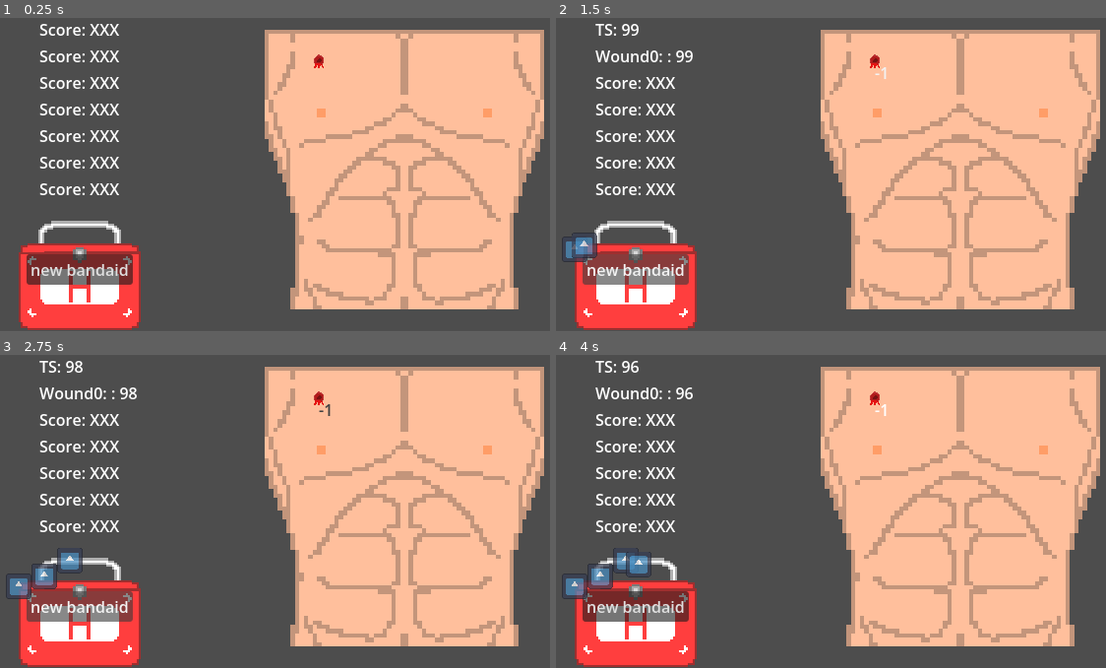
Above: before the commit, frames 1-4 (two rows, left to right).
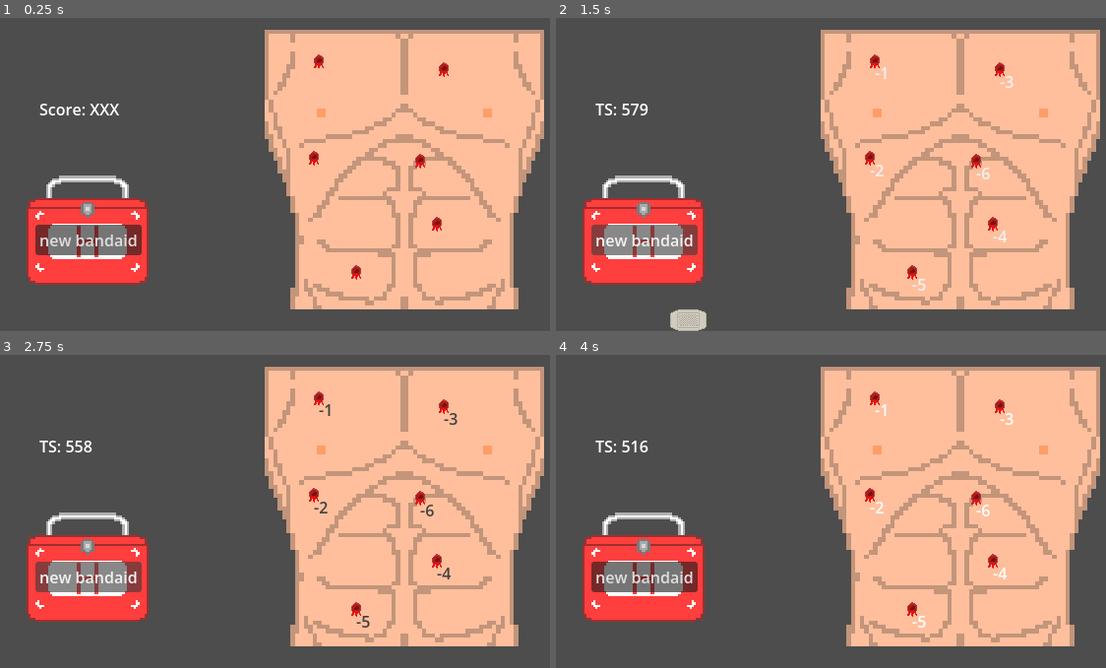
Above: after the commit, the same moments.

Repository: SebastianLRinaldi/DoYouWannaJam2026
Game: Godot game, scene res://root.tscn
The game is run twice, just before and just after one commit, with the same random seed, the same clock (stepped at 60 frames per second) and the same inputs. The engine's default icon, where the game draws it, is replaced by a stand-in: a white triangle on a blue panel in a dark square.
Inputs (mouse positions are in pixels of both pictures, inside the frame that each line leads up to):
- Up to frame 1 (0.25 s): no input
- Up to frame 2 (1.5 s): click "new bandaid" at 0.5 s; click "new bandaid" at 1.25 s
- Up to frame 3 (2.75 s): click "new bandaid" at 2 s
- Up to frame 4 (4 s): move the mouse to (644, 367) at 2.77 s; click (644, 367) at 2.92 s; tap Enter at 3.5 s; move the mouse to (644, 392) at 3.52 s; click (644, 392) at 3.67 s

The runs differ from the first frame. In frame 1, 11% of the frame differs, in the area x 3-82%, y 1-100%; in frame 2, 12%, in the area x 1-84%, y 1-100%; in frame 3, 12%; in frame 4, 12%.

Commit message:
wound tests

Diff:
--- a/root.gd
+++ b/root.gd
@@ -2,11 +2,7 @@
 
 @onready var wounds_container: Node2D = %WoundsContainer
 
-
 @onready var total_score: ScoreLabel = %TotalScore
-
-@onready var spawn_bandaid_button: Button = %SpawnBandaidButton
-const SPAWN_CURVE = preload("uid://co4qvjv0wuqx4")
 
 @onready var fl_score: ScoreLabel = %FLScore
 @onready var fl_score_2: ScoreLabel = %FLScore2
@@ -15,17 +11,10 @@
 @onready var fl_score_5: ScoreLabel = %FLScore5
 @onready var fl_score_6: ScoreLabel = %FLScore6
 
-@onready var eletrode_container: Node2D = %EletrodeContainer
-
 var wounds = []
-
-const ELECTRODE = preload("uid://bx35ptbx7ue23")
-
-var electrode_count = 16
 
 var total_points = 100
 var points_removed
-
 
 var config = {
 	1: [0,0,0,0,0,0],
@@ -33,18 +22,15 @@
 	3: [1,2,3,4,5,6],
 }
 
-
 # Called when the node enters the scene tree for the first time.
 func _ready() -> void:
 	wounds = wounds_container.get_children()
 	print(wounds)
 
-
 func set_engery_by_level(level_key:int):
 	var energy_amounts = config[level_key]
 	for zone_idx in wounds.size():
 		wounds[zone_idx].calc_engery(energy_amounts[zone_idx])
-
 
 func _on_timer_timeout() -> void:
 	set_engery_by_level(3)
@@ -55,50 +41,7 @@
 		fl_score.update_score(wound_name, wound.energy)
 		wound_idx += 1
 
-
-
-	#fl_score.update_score("B1", wounds[0].energy)
-	#fl_score_2.update_score("B2", wounds[1].energy)
-	#fl_score_3.update_score("B3", wounds[2].energy)
-	#fl_score_4.update_score("B4", wounds[3].energy)
-	#fl_score_5.update_score("B5", wounds[4].energy)
-	#fl_score_6.update_score("B6", wounds[5].energy)
-
 	var total = 0
 	for zone in wounds:
 		total += zone.energy
 	total_score.update_score("TS", total)
-
-var x = 0
-var y = 0
-var moving = false
-func _on_spawn_bandaid_button_pressed() -> void:
-	#var x_offset = 26
-	#var y_offset = 26
-	if not moving:
-		print(x)
-		moving = true
-		var ET = ELECTRODE.instantiate()
-		eletrode_container.add_child(ET)
-		#ET.position = Vector2(26*x+x_offset, 26*y+y_offset)
-
-		var tween = create_tween()
-		tween.set_parallel(true)
-		#audio_stream_player_2d.stream = move_sfx.pick_random()
-		#tween.tween_callback(audio_stream_player_2d.play)
-		var start = position
-		#var ran_x_range = randf_range(0, 130)
-		var end = start + Vector2(x*26, -SPAWN_CURVE.sample(x))
-		tween.tween_property(ET, "position", end, 0.5)
-		#tween.set_trans(Tween.TRANS_QUAD)
-		#tween.set_ease(Tween.EASE_OUT)
-
-		tween.tween_property(ET,"scale",Vector2(0.5,1.5),0.05)
-		tween.tween_property(ET,"scale",Vector2(1.5,0.5),0.05)
-		tween.tween_property(ET,"scale",Vector2(1,1),0.05)
-		#tween.tween_interval(0.35) # Wait for half a second
-		await tween.finished
-		x += 1
-		if x >= 6:
-			x = 0
-		moving = false
--- a/root.tscn
+++ b/root.tscn
@@ -3,28 +3,8 @@
 [ext_resource type="Script" uid="uid://c1bj2pb7fxvgj" path="res://root.gd" id="1_jnlp7"]
 [ext_resource type="PackedScene" uid="uid://cynmgy21bkq3b" path="res://seb_test/score_label.tscn" id="2_pyidc"]
 [ext_resource type="Texture2D" uid="uid://b5nid733v7hvp" path="res://assets/Torso.png" id="2_vvh5c"]
-[ext_resource type="Texture2D" uid="uid://dpuhph2u7j2qp" path="res://assets/First_Aid_Kit_Closed.png" id="4_28aoi"]
 [ext_resource type="PackedScene" uid="uid://cd7wnykjqodys" path="res://seb_test/wounds/wound_hole.tscn" id="4_l8v81"]
-[ext_resource type="Texture2D" uid="uid://c370cutu1k7nl" path="res://assets/First_Aid_Kit_Open.png" id="5_jnlp7"]
-
-[sub_resource type="SpriteFrames" id="SpriteFrames_vvh5c"]
-animations = [{
-"frames": [{
-"duration": 1.0,
-"texture": ExtResource("4_28aoi")
-}],
-"loop": 1,
-"name": &"close",
-"speed": 5.0
-}, {
-"frames": [{
-"duration": 1.0,
-"texture": ExtResource("5_jnlp7")
-}],
-"loop": 1,
-"name": &"open",
-"speed": 5.0
-}]
+[ext_resource type="PackedScene" uid="uid://bl4vv5moxr5xj" path="res://seb_test/electrode_container/electrode_container.tscn" id="5_jnlp7"]
 
 [sub_resource type="Animation" id="Animation_28aoi"]
 resource_name = "open_then_close"
@@ -56,6 +36,7 @@
 
 [node name="FLScore" parent="VBoxContainer" unique_id=1435402187 instance=ExtResource("2_pyidc")]
 unique_name_in_owner = true
+visible = false
 layout_mode = 2
 mouse_filter = 2
 text = "Score: XXX"
@@ -65,6 +46,7 @@
 
 [node name="FLScore2" parent="VBoxContainer" unique_id=1206257340 instance=ExtResource("2_pyidc")]
 unique_name_in_owner = true
+visible = false
 layout_mode = 2
 mouse_filter = 2
 text = "Score: XXX"
@@ -74,6 +56,7 @@
 
 [node name="FLScore3" parent="VBoxContainer" unique_id=988155399 instance=ExtResource("2_pyidc")]
 unique_name_in_owner = true
+visible = false
 layout_mode = 2
 mouse_filter = 2
 text = "Score: XXX"
@@ -83,6 +66,7 @@
 
 [node name="FLScore4" parent="VBoxContainer" unique_id=626233664 instance=ExtResource("2_pyidc")]
 unique_name_in_owner = true
+visible = false
 layout_mode = 2
 mouse_filter = 2
 text = "Score: XXX"
@@ -92,6 +76,7 @@
 
 [node name="FLScore5" parent="VBoxContainer" unique_id=1278262425 instance=ExtResource("2_pyidc")]
 unique_name_in_owner = true
+visible = false
 layout_mode = 2
 mouse_filter = 2
 text = "Score: XXX"
@@ -101,6 +86,7 @@
 
 [node name="FLScore6" parent="VBoxContainer" unique_id=2073635822 instance=ExtResource("2_pyidc")]
 unique_name_in_owner = true
+visible = false
 layout_mode = 2
 mouse_filter = 2
 text = "Score: XXX"
@@ -116,26 +102,26 @@
 [node name="WoundsContainer" type="Node2D" parent="." unique_id=1688533613]
 unique_name_in_owner = true
 
-[node name="WoundHole" parent="WoundsContainer" unique_id=3999878 instance=ExtResource("4_l8v81")]
+[node name="WoundHole" parent="WoundsContainer" unique_id=978761254 instance=ExtResource("4_l8v81")]
 position = Vector2(333, 46)
 
-[node name="EletrodeContainer" type="Node2D" parent="." unique_id=594074508]
-unique_name_in_owner = true
-position = Vector2(28, 237)
+[node name="WoundHole2" parent="WoundsContainer" unique_id=3999878 instance=ExtResource("4_l8v81")]
+position = Vector2(328, 145)
 
-[node name="ColorRect" type="AnimatedSprite2D" parent="EletrodeContainer" unique_id=455077187]
-position = Vector2(62, 38)
-scale = Vector2(2.21875, 2.21875)
-sprite_frames = SubResource("SpriteFrames_vvh5c")
-animation = &"close"
+[node name="WoundHole3" parent="WoundsContainer" unique_id=1840108309 instance=ExtResource("4_l8v81")]
+position = Vector2(460, 55)
 
-[node name="SpawnBandaidButton" type="Button" parent="EletrodeContainer" unique_id=1051780655]
-unique_name_in_owner = true
-offset_left = 8.0
-offset_top = 5.0
-offset_right = 116.0
-offset_bottom = 36.0
-text = "new bandaid"
+[node name="WoundHole4" parent="WoundsContainer" unique_id=378047897 instance=ExtResource("4_l8v81")]
+position = Vector2(453, 212)
+
+[node name="WoundHole5" parent="WoundsContainer" unique_id=196180540 instance=ExtResource("4_l8v81")]
+position = Vector2(371, 261)
+
+[node name="WoundHole6" parent="WoundsContainer" unique_id=1652152896 instance=ExtResource("4_l8v81")]
+position = Vector2(436, 148)
+
+[node name="EletrodeContainer" parent="." unique_id=436850603 instance=ExtResource("5_jnlp7")]
+position = Vector2(98, 229)
 
 [node name="Timer" type="Timer" parent="." unique_id=857581948]
 autostart = true
@@ -146,5 +132,4 @@
 [node name="AnimationPlayer" type="AnimationPlayer" parent="." unique_id=1776821148]
 libraries/ = SubResource("AnimationLibrary_jnlp7")
 
-[connection signal="pressed" from="EletrodeContainer/SpawnBandaidButton" to="." method="_on_spawn_bandaid_button_pressed"]
 [connection signal="timeout" from="Timer" to="." method="_on_timer_timeout"]
--- a/seb_test/electrode.tscn
+++ b/seb_test/electrode.tscn
@@ -2,13 +2,16 @@
 
 [ext_resource type="Script" uid="uid://bddiovt5dviku" path="res://seb_test/electrode.gd" id="1_5y8qt"]
 [ext_resource type="PackedScene" uid="uid://3xggxi4t0i6n" path="res://seb_test/floating_score_label.tscn" id="2_pst50"]
-[ext_resource type="Texture2D" uid="uid://j6haidynkg8t" path="res://icon.svg" id="2_qca1a"]
+[ext_resource type="Texture2D" uid="uid://ba55qhii5yr0v" path="res://assets/Bandage.png" id="3_pst50"]
 
 [sub_resource type="CircleShape2D" id="CircleShape2D_pst50"]
 radius = 1.0
 
-[sub_resource type="CircleShape2D" id="CircleShape2D_gx3r7"]
-radius = 15.033297
+[sub_resource type="AtlasTexture" id="AtlasTexture_l8v81"]
+atlas = ExtResource("3_pst50")
+
+[sub_resource type="RectangleShape2D" id="RectangleShape2D_pst50"]
+size = Vector2(30, 20)
 
 [node name="Electrode" type="Area2D" unique_id=1752233141]
 script = ExtResource("1_5y8qt")
@@ -20,15 +23,15 @@
 
 [node name="Sprite2D" type="Sprite2D" parent="." unique_id=522057051]
 modulate = Color(1, 1, 1, 0.7294118)
-position = Vector2(1.5795231e-06, -3.427267e-07)
-scale = Vector2(0.20312501, 0.203125)
-texture = ExtResource("2_qca1a")
+position = Vector2(1, 6.999999)
+scale = Vector2(0.8886719, 0.8886718)
+texture = SubResource("AtlasTexture_l8v81")
 
 [node name="MouseArea2D" type="Area2D" parent="." unique_id=127795579]
 unique_name_in_owner = true
 z_as_relative = false
 
 [node name="CollisionShape2D2" type="CollisionShape2D" parent="MouseArea2D" unique_id=1193703021]
-shape = SubResource("CircleShape2D_gx3r7")
+shape = SubResource("RectangleShape2D_pst50")
 
 [connection signal="input_event" from="MouseArea2D" to="." method="_on_mouse_area_2d_input_event"]
--- /dev/null
+++ b/seb_test/electrode_container/electrode_container.gd
@@ -0,0 +1,43 @@
+class_name EletrodeContainer
+extends Node2D
+
+@onready var spawn_bandaid_button: Button = %SpawnBandaidButton
+const SPAWN_CURVE = preload("uid://co4qvjv0wuqx4")
+
+const ELECTRODE = preload("uid://bx35ptbx7ue23")
+
+var x = 0
+var y = 0
+var moving = false
+
+func _on_spawn_bandaid_button_pressed() -> void:
+
+	#var x_offset = 26
+	#var y_offset = 26
+	if not moving:
+		print(x)
+		moving = true
+		var ET = ELECTRODE.instantiate()
+		add_child(ET)
+		#ET.position = Vector2(26*x+x_offset, 26*y+y_offset)
+
+		var tween = create_tween()
+		tween.set_parallel(true)
+		#audio_stream_player_2d.stream = move_sfx.pick_random()
+		#tween.tween_callback(audio_stream_player_2d.play)
+		var start = position
+		#var ran_x_range = randf_range(0, 130)
+		var end = start + Vector2(x*26, -SPAWN_CURVE.sample(x))
+		tween.tween_property(ET, "position", end, 0.5)
+		#tween.set_trans(Tween.TRANS_QUAD)
+		#tween.set_ease(Tween.EASE_OUT)
+
+		tween.tween_property(ET,"scale",Vector2(0.5,1.5),0.05)
+		tween.tween_property(ET,"scale",Vector2(1.5,0.5),0.05)
+		tween.tween_property(ET,"scale",Vector2(1,1),0.05)
+		#tween.tween_interval(0.35) # Wait for half a second
+		await tween.finished
+		x += 1
+		if x >= 6:
+			x = 0
+		moving = false
--- /dev/null
+++ b/seb_test/electrode_container/electrode_container.tscn
@@ -0,0 +1,43 @@
+[gd_scene format=3 uid="uid://bl4vv5moxr5xj"]
+
+[ext_resource type="Texture2D" uid="uid://dpuhph2u7j2qp" path="res://assets/First_Aid_Kit_Closed.png" id="1_hq15g"]
+[ext_resource type="Script" uid="uid://desibb3tdb2vg" path="res://seb_test/electrode_container/electrode_container.gd" id="1_tr0vy"]
+[ext_resource type="Texture2D" uid="uid://c370cutu1k7nl" path="res://assets/First_Aid_Kit_Open.png" id="2_xkcuq"]
+
+[sub_resource type="SpriteFrames" id="SpriteFrames_vvh5c"]
+animations = [{
+"frames": [{
+"duration": 1.0,
+"texture": ExtResource("1_hq15g")
+}],
+"loop": 1,
+"name": &"close",
+"speed": 5.0
+}, {
+"frames": [{
+"duration": 1.0,
+"texture": ExtResource("2_xkcuq")
+}],
+"loop": 1,
+"name": &"open",
+"speed": 5.0
+}]
+
+[node name="EletrodeContainer" type="Node2D" unique_id=436850603]
+script = ExtResource("1_tr0vy")
+
+[node name="ColorRect" type="AnimatedSprite2D" parent="." unique_id=1035915721]
+position = Vector2(-3.8146973e-06, 0)
+scale = Vector2(2.21875, 2.21875)
+sprite_frames = SubResource("SpriteFrames_vvh5c")
+animation = &"close"
+
+[node name="SpawnBandaidButton" type="Button" parent="." unique_id=1920424121]
+unique_name_in_owner = true
+offset_left = -53.0
+offset_top = -17.0
+offset_right = 55.0
+offset_bottom = 14.0
+text = "new bandaid"
+
+[connection signal="pressed" from="SpawnBandaidButton" to="." method="_on_spawn_bandaid_button_pressed"]
--- /dev/null
+++ b/seb_test/wounds/wound_hole_1.tscn
@@ -0,0 +1,25 @@
+[gd_scene format=3 uid="uid://dktke5bbkbeuw"]
+
+[ext_resource type="Script" uid="uid://wt5e3vc414mk" path="res://seb_test/wounds/wound_zone.gd" id="1_fu3y1"]
+[ext_resource type="PackedScene" uid="uid://3xggxi4t0i6n" path="res://seb_test/floating_score_label.tscn" id="3_15qw7"]
+
+[sub_resource type="CircleShape2D" id="CircleShape2D_sqw2b"]
+
+[sub_resource type="AtlasTexture" id="AtlasTexture_vyht1"]
+
+[node name="WoundHole" type="Area2D" unique_id=3999878]
+script = ExtResource("1_fu3y1")
+
+[node name="CollisionShape2D" type="CollisionShape2D" parent="." unique_id=766022042]
+shape = SubResource("CircleShape2D_sqw2b")
+
+[node name="Sprite2D" type="Sprite2D" parent="." unique_id=2005826290]
+texture = SubResource("AtlasTexture_vyht1")
+
+[node name="FloatingScoreLabel" parent="Sprite2D" unique_id=168567885 instance=ExtResource("3_15qw7")]
+unique_name_in_owner = true
+
+[connection signal="area_entered" from="." to="." method="_on_area_entered"]
+[connection signal="area_exited" from="." to="." method="_on_area_exited"]
+[connection signal="body_entered" from="." to="." method="_on_body_entered"]
+[connection signal="body_exited" from="." to="." method="_on_body_exited"]
Not shown, added: export_presets.cfg
